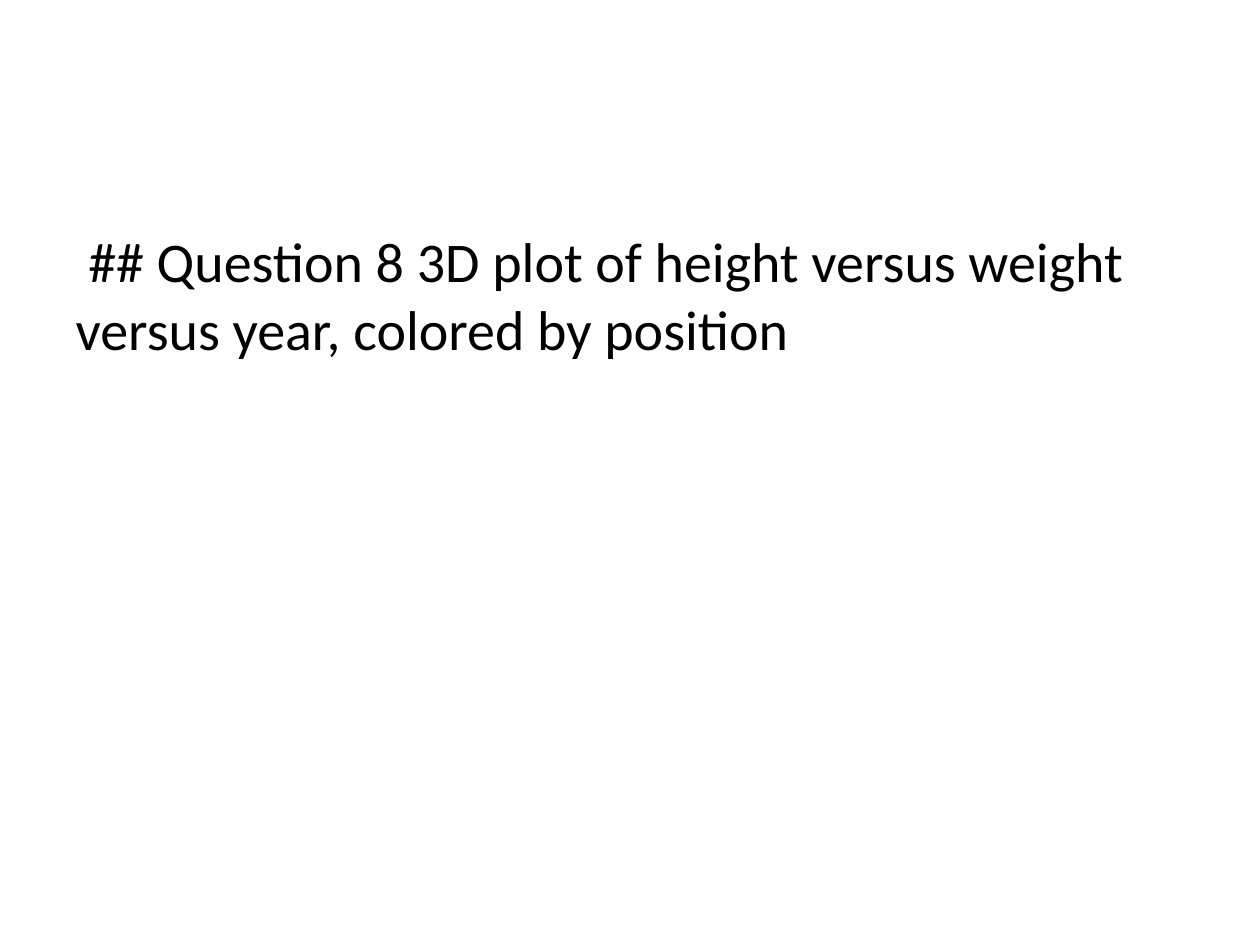
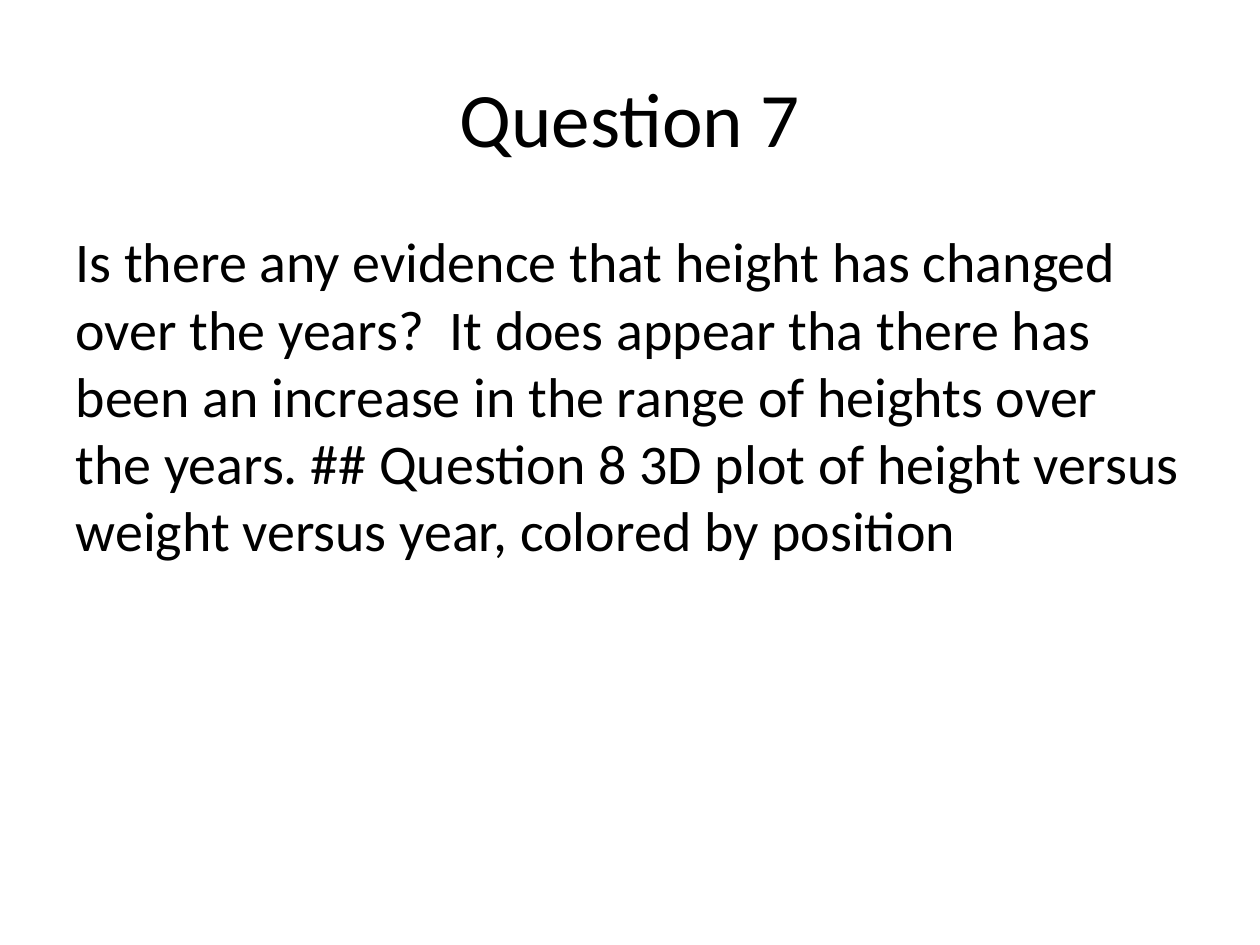
Before and after one commit to rmpalmer/MDS-6306-Doing-Data-Science-Fall-2019, a slide deck: slide 9 of Unit 2/Richard_Palmer_LiveSession_2.pptx (slide 14 before the commit). Drawn at 1260x945 pixels with LibreOffice and Linux fonts; fonts in the diff are those of the drawing. Boxes give left, top, right and bottom in pixels: in the first picture for what was removed or moved away, otherwise in the second. Text is boxed around its words. In the diff, an @@ line names an element or a change of style, - is before the commit and + after.

```diff
--- a/Unit 2/Richard_Palmer_LiveSession_2.pptx
+++ b/Unit 2/Richard_Palmer_LiveSession_2.pptx
@@ title added at box(460, 93, 800, 158), 44 pt, text #000000 @@
+Question 7
@@ text at box(76, 243, 1178, 561): text changed @@
-## Question 8 3D plot of height versus weight versus year, colored by position
+Is there any evidence that height has changed over the years? It does appear tha there has been an increase in the range of heights over the years. ## Question 8 3D plot of height versus weight versus year, colored by position
```
Also in this commit, not shown: 7 other slides changed, 1 slide added, 6 slides removed, 1 other file.
